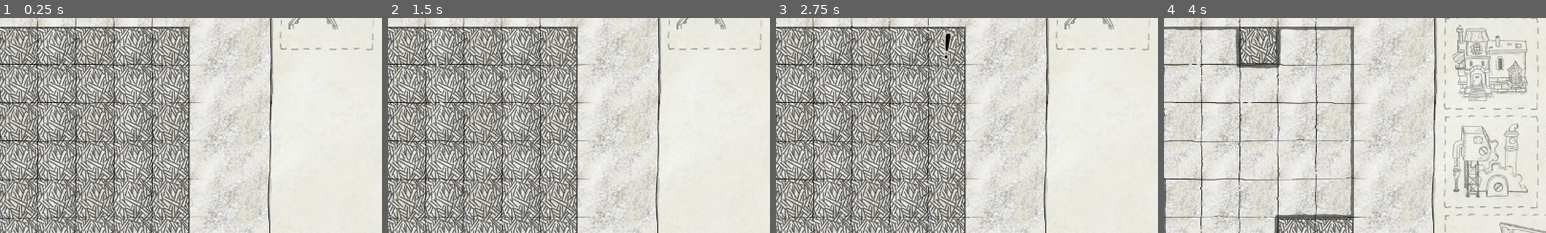
Above: before the commit, frames 1-4 (left to right).
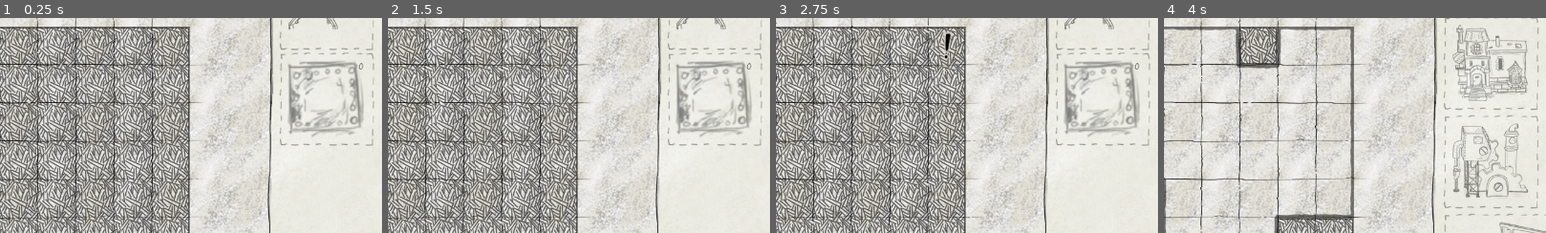
Above: after the commit, the same moments.

Repository: e-lain/MinesweeperDwarves
Game: Godot game, scene res://Main.tscn
Same seed, same stepped clock (60 frames per second), same inputs: the game is played once before the commit and once after it.
Inputs (mouse positions are % of the whole screen's width and height, from its top left):
- Up to frame 1 (0.25 s): no input
- Up to frame 2 (1.5 s): move the mouse to (79, 18) at 0.52 s; press the mouse at (79, 18) at 0.53 s; move the mouse to (30, 55) at 1.27 s; release the mouse at (30, 55) at 1.28 s; click (30, 55) at 1.35 s
- Up to frame 3 (2.75 s): move the mouse to (60, 28) at 2.02 s; hold Right mouse button (right_click) from 2.03 s (still down); click (60, 28) at 2.3 s
- Up to frame 4 (4 s): move the mouse to (45, 70) at 2.77 s; release Right mouse button (right_click) at 2.78 s; click (45, 70) at 2.85 s; click "To Build Mode" at 3.5 s
The pictures show only the part of the screen within x 36-86%, y 21-71%; the shares and areas given below are measured in that part.

The runs differ from the first frame. In frame 1, 3.4% of the frame differs, in the area x 73-98%, y 16-60%; in frame 2, 3.4%; in frame 3, 3.4%; in frame 4, nothing differs.

Commit message:
Add active armor ability. Revealed bombs now dissapear during build mode

Diff:
--- /dev/null
+++ b/Abilities/AbilityArmor.gd
@@ -0,0 +1,35 @@
+extends PanelContainer
+
+
+@export var info_popup: BuildingInfoPopup
+
+var use_count = 0
+
+# Called when the node enters the scene tree for the first time.
+func _ready():
+	$Uses.text = str(use_count)
+
+
+# Called every frame. 'delta' is the elapsed time since the previous frame.
+func _process(delta):
+	use_count = get_parent().get_parent().get_parent().ability_armor
+	$Uses.text = str(use_count)
+	if use_count <= 0:
+		var new_color = Color.WHITE
+		new_color.a = 0.5
+		modulate = new_color
+	else:
+		modulate = Color.WHITE
+
+func _on_gui_input(event):
+	if event is InputEventMouseButton:
+		if event.is_action_pressed("left_click") && use_count > 0:
+			print("armor ability clicked")
+			get_parent().get_parent().get_parent().ability("armor")
+
+func _on_mouse_entered():
+	info_popup.visible = true
+	info_popup.set_description("Active Armor", "Take no damage when uncovering this next tile")
+
+func _on_mouse_exited():
+	info_popup.visible = false
--- /dev/null
+++ b/Abilities/AbilityArmor.tscn
@@ -0,0 +1,38 @@
+[gd_scene load_steps=6 format=3 uid="uid://dc8igqfayfl61"]
+
+[ext_resource type="Texture2D" uid="uid://j7h3rx30o7hw" path="res://Assets/UI/DottedLine9Patch.png" id="1_1iy5d"]
+[ext_resource type="Script" path="res://Abilities/AbilityArmor.gd" id="2_ijdns"]
+[ext_resource type="Texture2D" uid="uid://cc3lp6aajlndv" path="res://Assets/UI/oldsteeldownscaled.png" id="3_iucc0"]
+[ext_resource type="Theme" uid="uid://b6iv3a38m6uhb" path="res://UI.tres" id="4_06i5x"]
+
+[sub_resource type="StyleBoxTexture" id="StyleBoxTexture_pepr0"]
+texture = ExtResource("1_1iy5d")
+texture_margin_left = 14.0
+texture_margin_top = 17.0
+texture_margin_right = 18.0
+texture_margin_bottom = 16.0
+axis_stretch_horizontal = 2
+axis_stretch_vertical = 2
+
+[node name="Destroy" type="PanelContainer"]
+theme_override_styles/panel = SubResource("StyleBoxTexture_pepr0")
+script = ExtResource("2_ijdns")
+
+[node name="MarginContainer" type="MarginContainer" parent="."]
+layout_mode = 2
+
+[node name="TextureRect" type="TextureRect" parent="MarginContainer"]
+layout_mode = 2
+texture = ExtResource("3_iucc0")
+
+[node name="Uses" type="Label" parent="."]
+layout_mode = 2
+size_flags_vertical = 1
+theme = ExtResource("4_06i5x")
+text = "0"
+horizontal_alignment = 2
+vertical_alignment = 3
+
+[connection signal="gui_input" from="." to="." method="_on_gui_input"]
+[connection signal="mouse_entered" from="." to="." method="_on_mouse_entered"]
+[connection signal="mouse_exited" from="." to="." method="_on_mouse_exited"]
--- a/BoardTile.gd
+++ b/BoardTile.gd
@@ -63,5 +63,6 @@
 
 func destroy_bomb():
 	if bomb != null:
+		is_bomb = false
 		bomb.queue_free()
 		bomb = null
--- a/Main.gd
+++ b/Main.gd
@@ -30,6 +30,9 @@
 var ability_destroy_max = 0
 var ability_destroy = 0
 
+var ability_armor_max = 0
+var ability_armor = 0
+
 var boards = [] # Note, some of these may be null references because we queue_free() boards that have hit a bomb
 
 signal queue_ability(ability_name)
@@ -38,6 +41,7 @@
 func generate_board(difficulty: int):
 	# Reset all ability counts
 	ability_destroy = ability_destroy_max
+	ability_armor = ability_armor_max
 
 	var b = Board.instantiate()
 	add_child(b)
@@ -89,7 +93,18 @@
 	print("func ability, ability_name: ", ability_name)
 	if ability_name == "destroy" && ability_destroy < 1:
 		print("can't use destroy, out of uses")
+		# TODO: User feedback when abilities are out of uses
 		return
+	elif ability_name == "armor":
+		if boards[len(boards)-1].armor_active:
+			# Prevent player from stacking armor uses on a single turn
+			# TODO: Notify the player armor is already active
+			return
+		elif ability_armor < 1:
+			print("can't use armor, out of uses")
+			return
+		else:
+			ability_armor -= 1
 	queue_ability.emit(ability_name)
 
 func build(type: BuildingData.Type):
--- a/Main.tscn
+++ b/Main.tscn
@@ -17,6 +17,7 @@
 [ext_resource type="Texture2D" uid="uid://7an4owy3gbe2" path="res://Assets/UI/ArrowUp.png" id="11_gm014"]
 [ext_resource type="PackedScene" uid="uid://cbn0lpatmkt08" path="res://UI/MineHitPopup.tscn" id="12_4reet"]
 [ext_resource type="Texture2D" uid="uid://cugy8vitkf3fg" path="res://Assets/UI/ArrowDown.png" id="12_hutn7"]
+[ext_resource type="PackedScene" uid="uid://dc8igqfayfl61" path="res://Abilities/AbilityArmor.tscn" id="16_hhtyy"]
 
 [sub_resource type="StyleBoxTexture" id="StyleBoxTexture_p42ak"]
 texture = ExtResource("6_nia6k")
@@ -372,6 +373,14 @@
 offset_bottom = 209.0
 info_popup = NodePath("../DestroyPopup")
 
+[node name="Armor" parent="CanvasLayer/AbilityMenu" node_paths=PackedStringArray("info_popup") instance=ExtResource("16_hhtyy")]
+layout_mode = 0
+offset_left = 932.0
+offset_top = 208.0
+offset_right = 1092.0
+offset_bottom = 369.0
+info_popup = NodePath("../ArmorPopup")
+
 [node name="DestroyPopup" parent="CanvasLayer/AbilityMenu" instance=ExtResource("7_703se")]
 visible = false
 layout_mode = 0
@@ -379,6 +388,14 @@
 offset_top = 75.0
 offset_right = 937.0
 offset_bottom = 175.0
+
+[node name="ArmorPopup" parent="CanvasLayer/AbilityMenu" instance=ExtResource("7_703se")]
+visible = false
+layout_mode = 0
+offset_left = 736.0
+offset_top = 224.0
+offset_right = 936.0
+offset_bottom = 324.0
 
 [node name="ColorRect" type="ColorRect" parent="CanvasLayer"]
 visible = false
--- a/board.gd
+++ b/board.gd
@@ -23,6 +23,7 @@
 
 # Ability usage toggles
 var clearing_tile: bool = false
+var armor_active: bool = false
 
 var rows = 6
 var columns = 6
@@ -36,7 +37,6 @@
 var tiles = []
 
 var stairs_placed: bool = false
-
 
 # Called when the node enters the scene tree for the first time.
 func _ready():
@@ -139,6 +139,11 @@
 		print("SIGNAL RECEIVED TO USE DESTROY ABILITY")
 		ability = Destroy.instantiate()
 		clearing_tile = true
+	elif ability_name == "armor":
+		print("SIGNAL RECEIVED TO USE ARMOR ABILITY")
+		placing = false
+		armor_active = true
+		return
 	add_child(ability)
 
 func _on_tile_destroyed(cell_pos: Vector2i):
@@ -151,12 +156,12 @@
 	if tile.is_flagged:
 		return
 
-	if tile.is_bomb:
+	if tile.is_bomb && !armor_active:
 		get_parent().population -= 1
-
 		explode_mine()
 
-		print("TODO: THE PLAYER HAS LOST, BUILD MODE ENGAGED")
+	if armor_active:
+		armor_active = false
 
 	uncover_tile(tile)
 	update_shadows()
@@ -169,6 +174,8 @@
 		for tile in row:
 			if tile.label:
 				tile.label.queue_free()
+			if tile.is_bomb:
+				tile.destroy_bomb()
 
 func on_building_placed(building_world_pos: Vector2, type: BuildingData.Type):
 	placing = false
Not shown: 1 places in Main.tscn that only renumber resources
